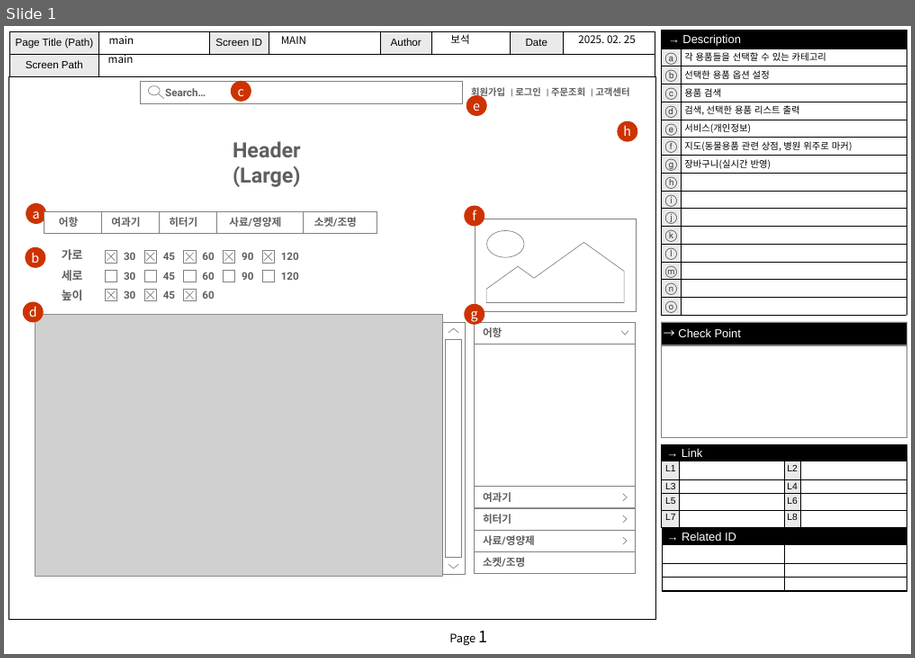
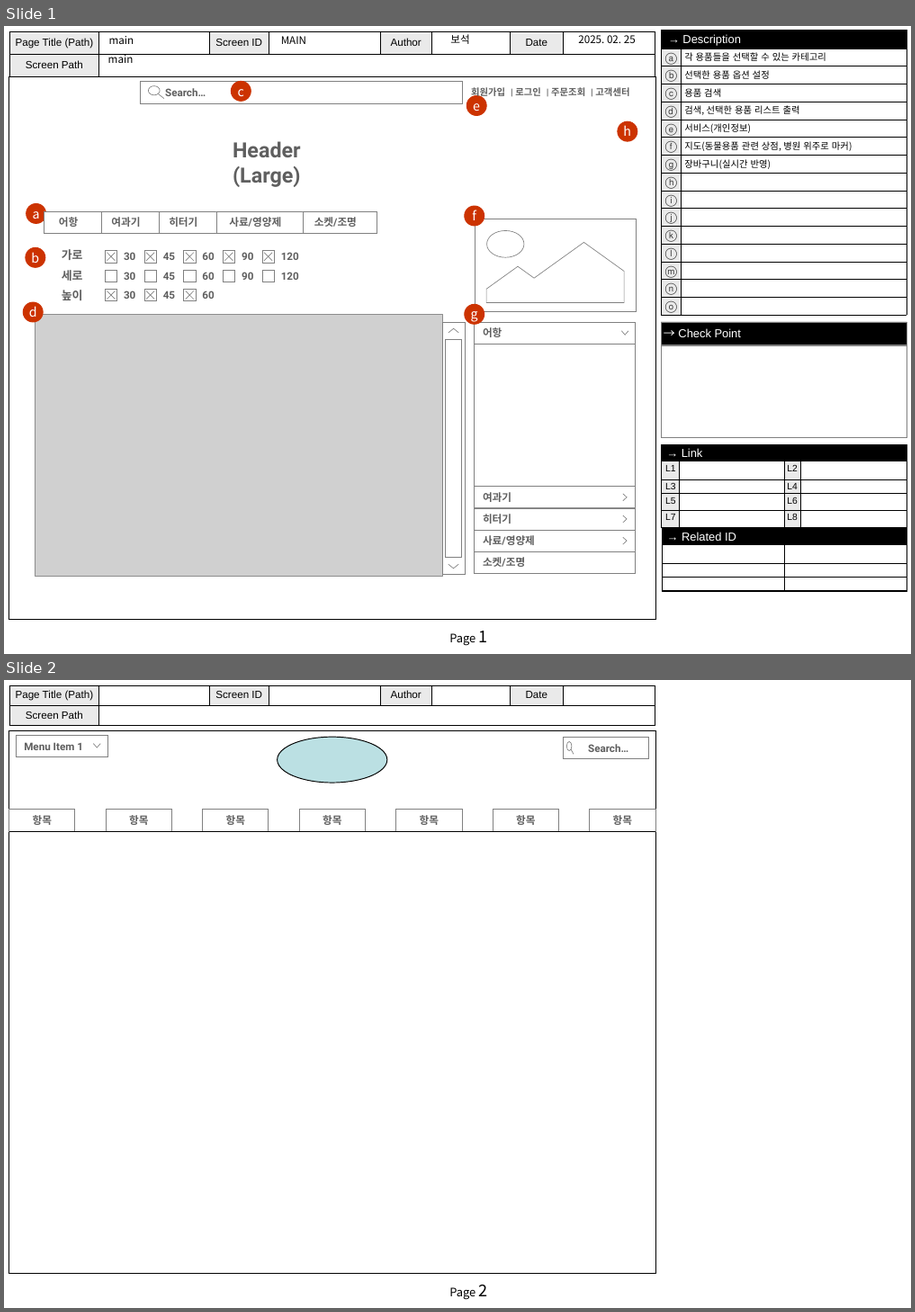
Before and after one commit to choiboseok/htmlStudy, a slide deck: Project/화면정의_보석.pptx. Shown one above the other, each under a label of ours: slide 1 before the commit, slides 1 and 2 after it. The pictures are 915x658 and 915x1312 pixels, drawn with LibreOffice and Linux fonts; fonts in the diff are those of the drawing; grey boxes stand for pictures; background and template pictures are left out. Boxes give left, top, right and bottom in pixels: in the first picture for what was removed or moved away, otherwise in the second. Text is boxed around its words. In the diff, an @@ line names an element or a change of style, - is before the commit and + after.

```diff
--- a/Project/화면정의_보석.pptx
+++ b/Project/화면정의_보석.pptx
@@ slide 2 added at (4, 680, 911, 1308), background #FFFFFF; not listed: 3 template elements that a slide beside it also shows @@
@@ rectangle added at (16, 735, 108, 757), fill #FFFFFF, outline #808080 0.5 pt, 9 pt, text #5F5F5F, bold @@
+Menu Item 1
@@ freeform shape added at (94, 744, 100, 748), fill #FFFFFF, outline #808080 0.5 pt @@
@@ ellipse added at (277, 737, 386, 783), fill #BBE0E3, outline #000000 0.75 pt @@
@@ rectangle added at (564, 737, 649, 758), fill #FFFFFF, outline #808080 0.5 pt, 9 pt, text #5F5F5F, bold @@
+Search…
@@ freeform shape added at (566, 742, 574, 755), fill #FFFFFF, outline #808080 0.5 pt @@
@@ rectangle added at (9, 810, 75, 831), fill #FFFFFF, outline #808080 0.5 pt, 9 pt, text #5F5F5F, bold @@
+항목
@@ rectangle added at (107, 810, 172, 831), fill #FFFFFF, outline #808080 0.5 pt, 9 pt, text #5F5F5F, bold @@
+항목
@@ rectangle added at (203, 810, 269, 831), fill #FFFFFF, outline #808080 0.5 pt, 9 pt, text #5F5F5F, bold @@
+항목
@@ rectangle added at (300, 810, 366, 831), fill #FFFFFF, outline #808080 0.5 pt, 9 pt, text #5F5F5F, bold @@
+항목
@@ rectangle added at (396, 810, 462, 831), fill #FFFFFF, outline #808080 0.5 pt, 9 pt, text #5F5F5F, bold @@
+항목
@@ rectangle added at (494, 810, 559, 831), fill #FFFFFF, outline #808080 0.5 pt, 9 pt, text #5F5F5F, bold @@
+항목
@@ rectangle added at (590, 810, 656, 831), fill #FFFFFF, outline #808080 0.5 pt, 9 pt, text #5F5F5F, bold @@
+항목
@@ line added from (9, 831) to (656, 831), #000000 0.75 pt @@
```
Also in this commit, not shown: 1 other slide added, 16 other files.
